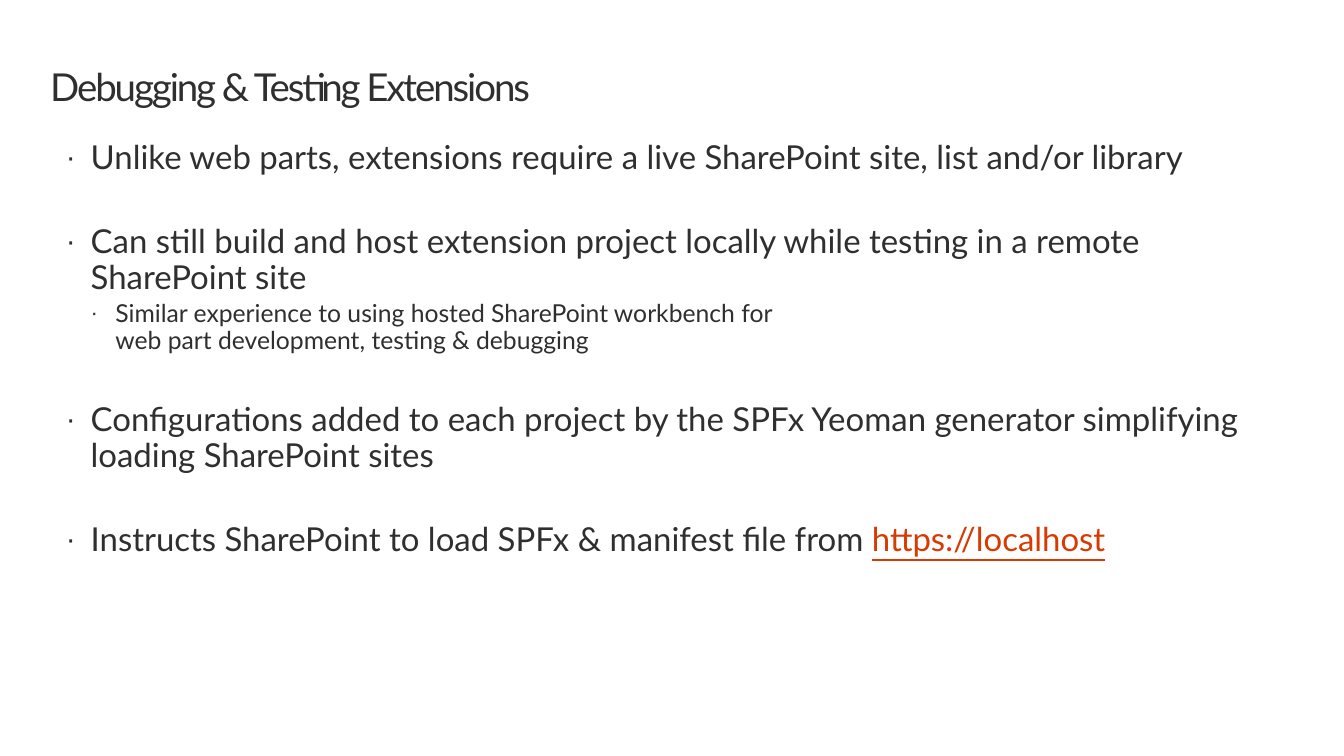
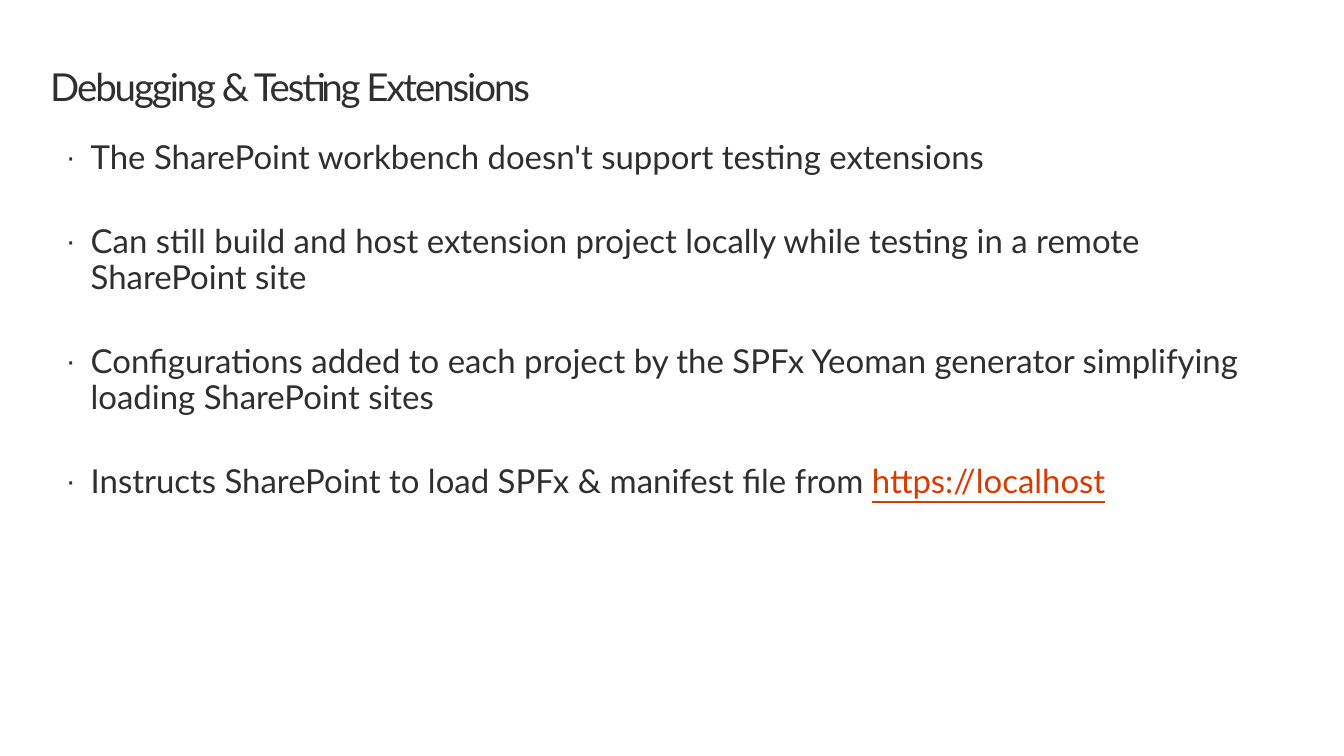
Before and after one commit to SharePoint/sp-dev-training-spfx-extensions, a slide deck: slide 8 of 01 into+appcustomizer.pptx. Drawn at 1344x756 pixels with LibreOffice and Linux fonts; fonts in the diff are those of the drawing; background and template pictures are left out. Boxes give left, top, right and bottom in pixels: in the first picture for what was removed or moved away, otherwise in the second. Text is boxed around its words. In the diff, an @@ line names an element or a change of style, - is before the commit and + after.

```diff
--- a/01 into+appcustomizer.pptx
+++ b/01 into+appcustomizer.pptx
@@ text at bbox=[91, 144, 984, 175]: text changed @@
-· Unlike web parts, extensions require a live SharePoint site, list and/or library
+· The SharePoint workbench doesn't support testing extensions
@@ text at bbox=[115, 304, 772, 354]: paragraph removed @@
-  · Similar experience to using hosted SharePoint workbench for
-    web part development, testing & debugging
```
Also in this commit, not shown: 58 other files.
